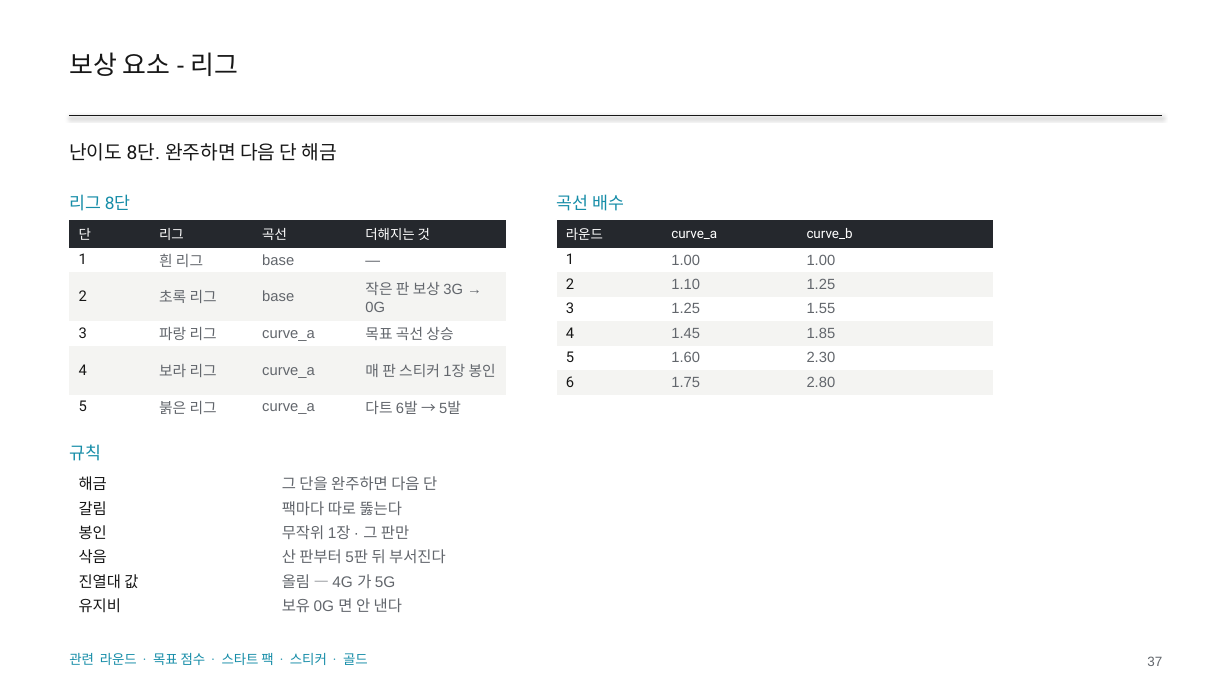
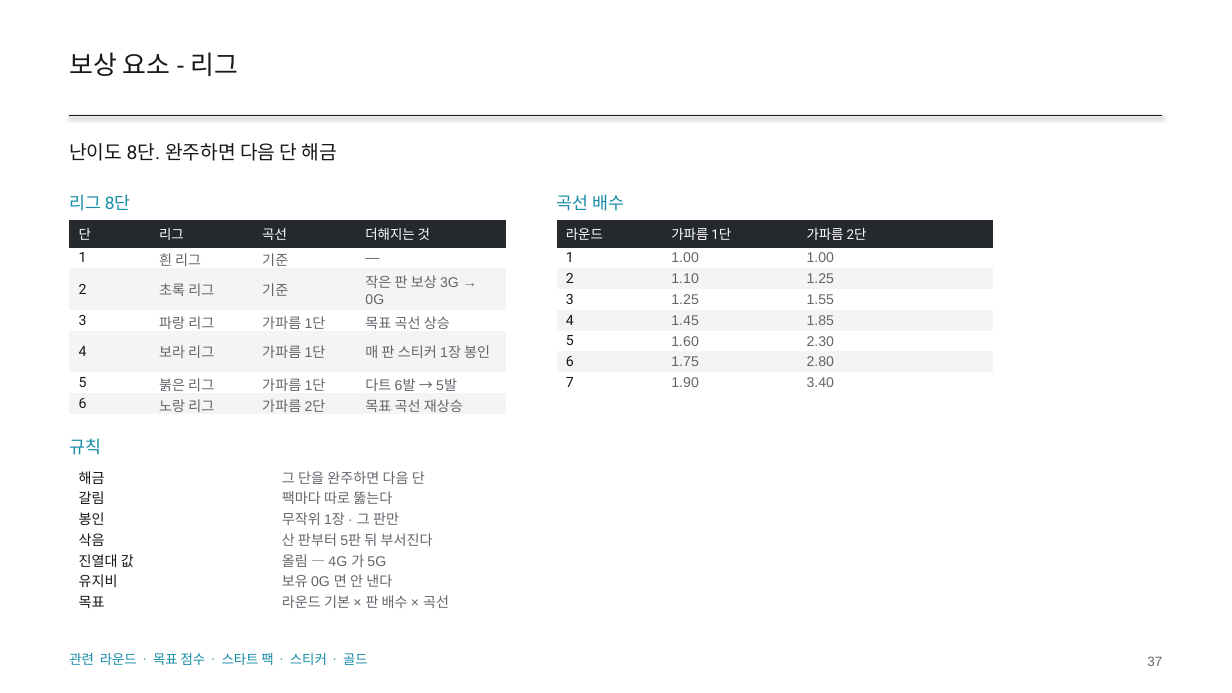
Before and after one commit to GGbong69/test-03, a slide deck: slide 37 of docs/HIGHTONE_기획서.pptx. Drawn at 1232x693 pixels with LibreOffice and Linux fonts; fonts in the diff are those of the drawing. Boxes give left, top, right and bottom in pixels: in the first picture for what was removed or moved away, otherwise in the second. Text is boxed around its words. In the diff, an @@ line names an element or a change of style, - is before the commit and + after.

```diff
--- a/docs/HIGHTONE_기획서.pptx
+++ b/docs/HIGHTONE_기획서.pptx
@@ table at [69, 220, 506, 416] @@
-row 2: 1 | 흰 리그 | base | —
-row 3: 2 | 초록 리그 | base | 작은 판 보상 3G → 0G
-row 4: 3 | 파랑 리그 | curve_a | 목표 곡선 상승
-row 5: 4 | 보라 리그 | curve_a | 매 판 스티커 1장 봉인
-row 6: 5 | 붉은 리그 | curve_a | 다트 6발 → 5발
+row 2: 1 | 흰 리그 | 기준 | —
+row 3: 2 | 초록 리그 | 기준 | 작은 판 보상 3G → 0G
+row 4: 3 | 파랑 리그 | 가파름 1단 | 목표 곡선 상승
+row 5: 4 | 보라 리그 | 가파름 1단 | 매 판 스티커 1장 봉인
+row 6: 5 | 붉은 리그 | 가파름 1단 | 다트 6발 → 5발
+row 7: 6 | 노랑 리그 | 가파름 2단 | 목표 곡선 재상승
@@ table at [557, 220, 994, 394] @@
-row 1, column 2: curve_a
+row 1, column 2: 가파름 1단
-row 1, column 3: curve_b
+row 1, column 3: 가파름 2단
+row 8: 7 | 1.90 | 3.40
@@ text "규칙": place and size @@
-text "규칙" at [69, 444, 101, 461]
+text "규칙" at [69, 438, 101, 455]
@@ table: place and size @@
-table at [69, 470, 1163, 617]
+table at [69, 465, 1163, 612]
@@ table at [69, 465, 1163, 612] @@
+row 7: 목표 | 라운드 기본 × 판 배수 × 곡선
```
Also in this commit, not shown: 28 other slides changed, 1 slide added, 1 slide removed, 3 other files.
